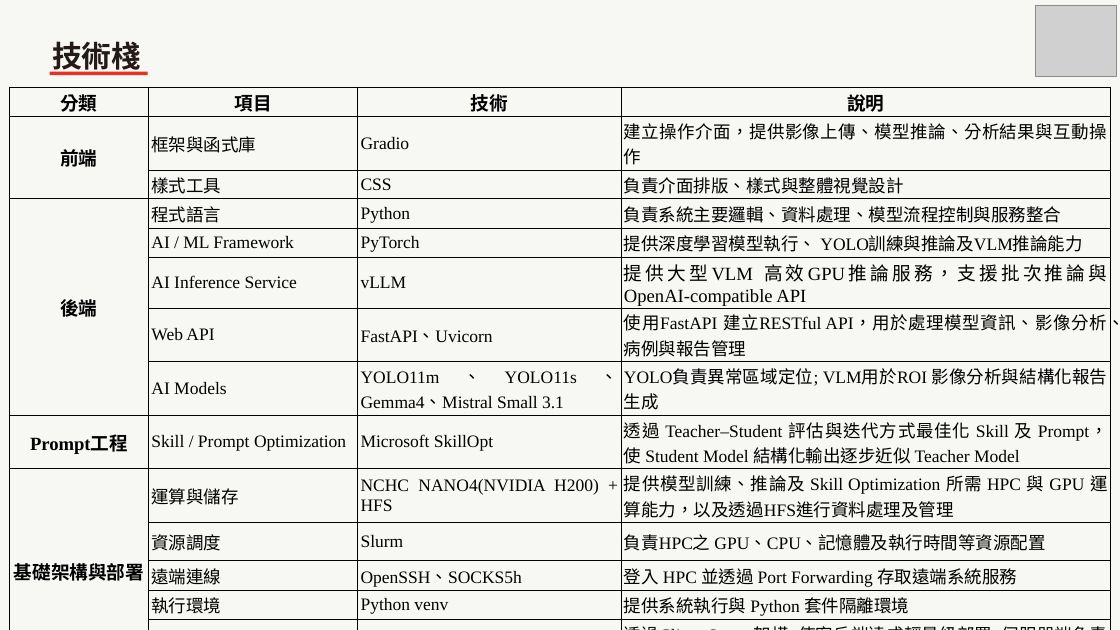
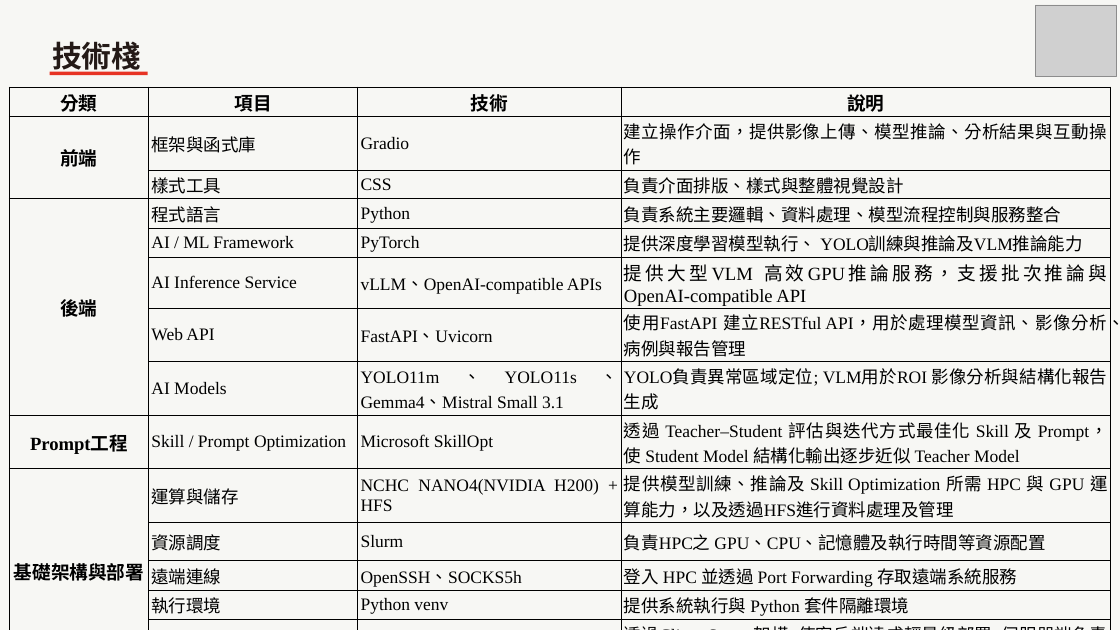
Before and after one commit to JianHuangLyu/2026_NCHC_Summer_Intern_Project, a slide deck: slide 9 of Intern Presentation/NCHC_Intern_Presentation.pptx. Drawn at 1120x630 pixels with LibreOffice and Linux fonts; fonts in the diff are those of the drawing; grey boxes stand for pictures. Boxes give left, top, right and bottom in pixels: in the first picture for what was removed or moved away, otherwise in the second. Text is boxed around its words. In the diff, an @@ line names an element or a change of style, - is before the commit and + after.

Commit message:
Update the presentation
Update the intern presentation / slides

```diff
--- a/Intern Presentation/NCHC_Intern_Presentation.pptx
+++ b/Intern Presentation/NCHC_Intern_Presentation.pptx
@@ table at (9, 87, 1112, 620) @@
-row 6, column 3: vLLM
+row 6, column 3: vLLM、OpenAI-compatible APIs
```
